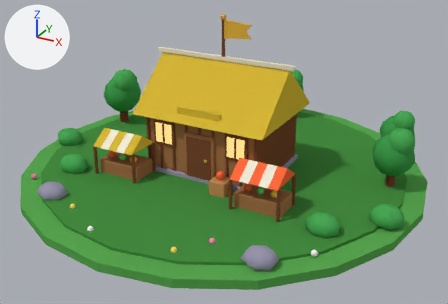
The Blender file blender/models/bld_marche_2.blend: old version first, new version second.
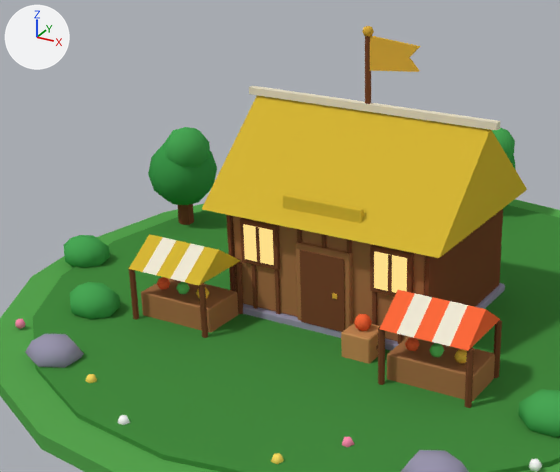
There are two pictures of each version: one whole from a camera (50 mm lens) standing at (8.59, -15.59, 8.26) and looking at (0.33, -0.57, 0.75), one close up on the part from 5% to 73% of the width and 0% to 85% of the height. Lighting does not change. The marker at upper left points along +X, +Y and +Z. The last two pictures show the newer version.

The first close-up shows 'box.010', 'box.013', 'box.014', 'box.015', 'box.023', 'box.024', 'ground', 'ground2', 'roof', 'sph.008', 'sph.019', 'walls' and 57 more.
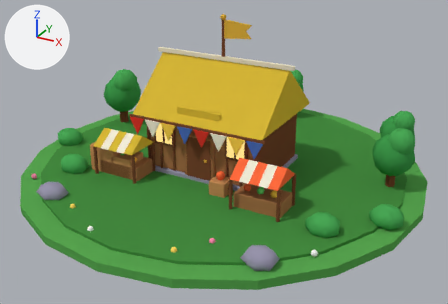
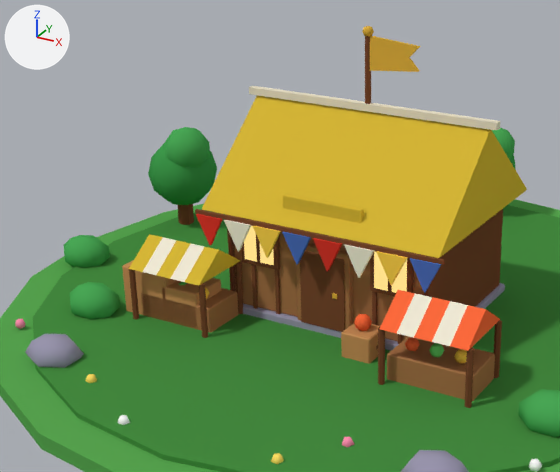
What differs and where, as boxes [x1, y1, x2, y2] in the close-ups (560 x 472 px):
'box.029', added (orange)
    after: [122, 260, 177, 322]
'box.031', added (orange)
    after: [162, 278, 221, 329]
'box.028', recoloured, mesh rescaled, moved (not visible before)
    after: [195, 209, 445, 265]
'poly.008', added (blue)
    after: [410, 258, 442, 293]
'poly.007', added (yellow)
    after: [377, 251, 408, 285]
'poly.006', added (pale yellow)
    after: [344, 244, 375, 278]
'poly.005', added (red)
    after: [313, 238, 342, 271]
'poly.004', added (blue)
    after: [282, 232, 311, 265]
'poly.003', added (yellow)
    after: [253, 226, 281, 258]
'poly.002', added (pale yellow)
    after: [224, 220, 251, 252]
'poly.001', added (red)
    after: [196, 214, 223, 245]

What changed in the scene script:
```text
Change me_box_028:
    remove me_box_028.from_pydata(...)  # 8 vertices, 6 faces; spans x -0.8..0.8, y -1.6..1.6, z 0.0..0.06
    remove me_box_028.materials.append(mat_m_c9a86a)  # orange #c9a86a
    add me_box_028.from_pydata(...)  # 8 vertices, 6 faces; spans x -2.2..2.2, y -0.03..0.03, z 0.0..0.06
    me_box_028 part 1: the whole mesh is scaled about its middle by (2.75, 0.0156, 1)
    add me_box_028.materials.append(mat_m_7a4a30)  # brown #7a4a30
Add me_poly_008:
    me_poly_008.from_pydata([(-0.248, -0.03, 0.0), (0.248, -0.03, 0.0), (0.0, -0.03, -0.495), (-0.248, 0.03, 0.0), (0.248, 0.03, 0.0), (0.0, 0.03, -0.495)], [], [(2, 1, 0), (3, 4, 5), (0, 1, 4, 3), (1, 2, 5, 4), (2, 0, 3, 5)])
    me_poly_008.materials.append(mat_m_4a6ab8)  # blue #4a6ab8
Add me_poly_007:
    me_poly_007.from_pydata([(-0.248, -0.03, 0.0), (0.248, -0.03, 0.0), (0.0, -0.03, -0.495), (-0.248, 0.03, 0.0), (0.248, 0.03, 0.0), (0.0, 0.03, -0.495)], [], [(2, 1, 0), (3, 4, 5), (0, 1, 4, 3), (1, 2, 5, 4), (2, 0, 3, 5)])
    me_poly_007.materials.append(mat_m_ffcf4a)  # yellow #ffcf4a
Add me_poly_006:
    me_poly_006.from_pydata([(-0.248, -0.03, 0.0), (0.248, -0.03, 0.0), (0.0, -0.03, -0.495), (-0.248, 0.03, 0.0), (0.248, 0.03, 0.0), (0.0, 0.03, -0.495)], [], [(2, 1, 0), (3, 4, 5), (0, 1, 4, 3), (1, 2, 5, 4), (2, 0, 3, 5)])
    me_poly_006.materials.append(mat_m_f2ead6)  # pale yellow #f2ead6
Add me_poly_005:
    me_poly_005.from_pydata([(-0.248, -0.03, 0.0), (0.248, -0.03, 0.0), (0.0, -0.03, -0.495), (-0.248, 0.03, 0.0), (0.248, 0.03, 0.0), (0.0, 0.03, -0.495)], [], [(2, 1, 0), (3, 4, 5), (0, 1, 4, 3), (1, 2, 5, 4), (2, 0, 3, 5)])
    me_poly_005.materials.append(mat_m_d8352a)  # red #d8352a
Add me_poly_003:
    me_poly_003.from_pydata([(-0.248, -0.03, 0.0), (0.248, -0.03, 0.0), (0.0, -0.03, -0.495), (-0.248, 0.03, 0.0), (0.248, 0.03, 0.0), (0.0, 0.03, -0.495)], [], [(2, 1, 0), (3, 4, 5), (0, 1, 4, 3), (1, 2, 5, 4), (2, 0, 3, 5)])
    me_poly_003.materials.append(mat_m_ffcf4a)  # yellow #ffcf4a
Add me_poly_002:
    me_poly_002.from_pydata([(-0.248, -0.03, 0.0), (0.248, -0.03, 0.0), (0.0, -0.03, -0.495), (-0.248, 0.03, 0.0), (0.248, 0.03, 0.0), (0.0, 0.03, -0.495)], [], [(2, 1, 0), (3, 4, 5), (0, 1, 4, 3), (1, 2, 5, 4), (2, 0, 3, 5)])
    me_poly_002.materials.append(mat_m_f2ead6)  # pale yellow #f2ead6
Add me_poly_001:
    me_poly_001.from_pydata([(-0.248, -0.03, 0.0), (0.248, -0.03, 0.0), (0.0, -0.03, -0.495), (-0.248, 0.03, 0.0), (0.248, 0.03, 0.0), (0.0, 0.03, -0.495)], [], [(2, 1, 0), (3, 4, 5), (0, 1, 4, 3), (1, 2, 5, 4), (2, 0, 3, 5)])
    me_poly_001.materials.append(mat_m_d8352a)  # red #d8352a
Change ob_box_028:
    ob_box_028.location: (0.0, -3.6, 0.0) -> (0.03, -1.78, 1.85)
Add ob_box_031:
    ob_box_031 = bpy.data.objects.new('box.031', me_box_031)  # a box spanning x -0.35..0.35, y -0.35..0.35, z 0.0..0.7; in mat_m_c98f5a (orange #c98f5a); modifiers BEVEL
    ob_box_031.location = (-2.2, -2.0, 0.0)
Add ob_box_029:
    ob_box_029 = bpy.data.objects.new('box.029', me_box_029)  # a box spanning x -0.45..0.45, y -0.45..0.45, z 0.0..0.9; in mat_m_c98f5a (orange #c98f5a); modifiers BEVEL
    ob_box_029.location = (-2.9, -1.9, 0.0)
Add ob_poly_008:
    ob_poly_008 = bpy.data.objects.new('poly.008', me_poly_008)
    ob_poly_008.location = (1.95, -1.81, 1.85)
Add ob_poly_007:
    ob_poly_007 = bpy.data.objects.new('poly.007', me_poly_007)
    ob_poly_007.location = (1.4, -1.81, 1.85)
Add ob_poly_006:
    ob_poly_006 = bpy.data.objects.new('poly.006', me_poly_006)
    ob_poly_006.location = (0.85, -1.81, 1.85)
Add ob_poly_005:
    ob_poly_005 = bpy.data.objects.new('poly.005', me_poly_005)
    ob_poly_005.location = (0.3, -1.81, 1.85)
Add ob_poly_004:
    ob_poly_004 = bpy.data.objects.new('poly.004', me_poly_008.copy())
    ob_poly_004.location = (-0.25, -1.81, 1.85)
Add ob_poly_003:
    ob_poly_003 = bpy.data.objects.new('poly.003', me_poly_003)
    ob_poly_003.location = (-0.8, -1.81, 1.85)
Add ob_poly_002:
    ob_poly_002 = bpy.data.objects.new('poly.002', me_poly_002)
    ob_poly_002.location = (-1.35, -1.81, 1.85)
Add ob_poly_001:
    ob_poly_001 = bpy.data.objects.new('poly.001', me_poly_001)
    ob_poly_001.location = (-1.9, -1.81, 1.85)
```
